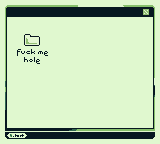
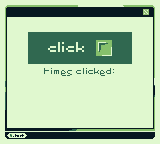
Layered file, before and after one edit (160x144). Changes by layer:
removed layer "fuck me hole" over [17, 49, 48, 64]
added layer "times clicked:" above "click" over [44, 68, 114, 76]
added layer "click" above "Layer 6" over [48, 42, 84, 52]
added layer "Layer 6" above "Layer 7" over [96, 40, 112, 56]
added layer "Layer 7" above "folder" over [28, 32, 132, 64]
renamed "Layer 6" to "folder", hid it over [24, 34, 40, 46]
